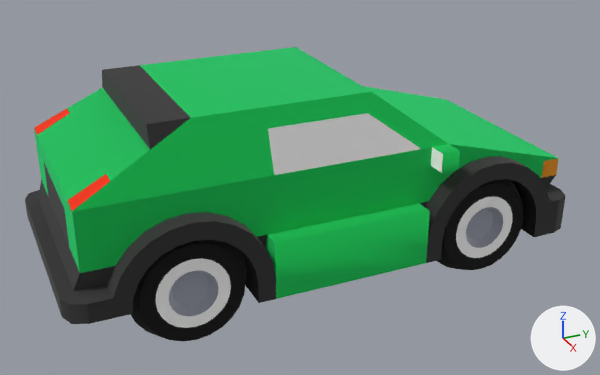
The glTF model assets/kenney-cars/GLTF format/hatchbackSports.glb, before and after one commit.
One viewpoint serves both versions: a camera (50 mm lens) standing at (3.81, -1.72, 2.34) and looking at (0.04, -0.02, 0.46). The axes (+X, +Y, +Z) are drawn at lower right. The lights are the same throughout.

Script lines for the objects in view, before the commit:
```python
me_mesh_body = bpy.data.meshes.new('Mesh body')
me_mesh_body.from_pydata(...)  # 342 vertices, 696 faces; spans x -0.65..0.65, y -1.55..1.2, z 0.0..0.9
# faces by material slot: [356, 160, 158, 8, 4, 6, 4]
me_mesh_body.materials.append(mat_plastic)  # dark grey #606060
me_mesh_body.materials.append(mat_cartire)  # black #3d3d3d
me_mesh_body.materials.append(mat_paintgreen)  # green #3fe287
me_mesh_body.materials.append(mat_lightfront)  # orange #f5b942
me_mesh_body.materials.append(mat_defaultmat)  # white #ffffff
me_mesh_body.materials.append(mat_window)  # white #efefef
me_mesh_body.materials.append(mat_lightback)  # red #ff593a
me_mesh_wheel_frontleft = bpy.data.meshes.new('Mesh wheel_frontLeft')
me_mesh_wheel_frontleft.from_pydata(...)  # 144 vertices, 284 faces; spans x 0.1..0.3, y -0.3..0.3, z -0.3..0.3
# faces by material slot: [166, 70, 48]
me_mesh_wheel_frontleft.materials.append(mat_cartire)  # black #3d3d3d
me_mesh_wheel_frontleft.materials.append(mat_wheelinside)  # light grey #cbcdd6
me_mesh_wheel_frontleft.materials.append(mat_defaultmat)  # white #ffffff
ob_body = bpy.data.objects.new('body', me_mesh_body)
ob_body.parent = ob_hatchbacksports
ob_body.location = (0.0, 0.15, 0.2)
ob_hatchbacksports = bpy.data.objects.new('hatchbackSports', None)
ob_hatchbacksports.location = (0.0, 0.0, 0.0)
ob_wheel_backright = bpy.data.objects.new('wheel_backRight', me_mesh_wheel_frontleft)
ob_wheel_backright.parent = ob_hatchbacksports
ob_wheel_backright.location = (0.3, -0.81, 0.3)
# also in view: 'wheel_frontRight' at (0.5, 0.81, 0.3)
```
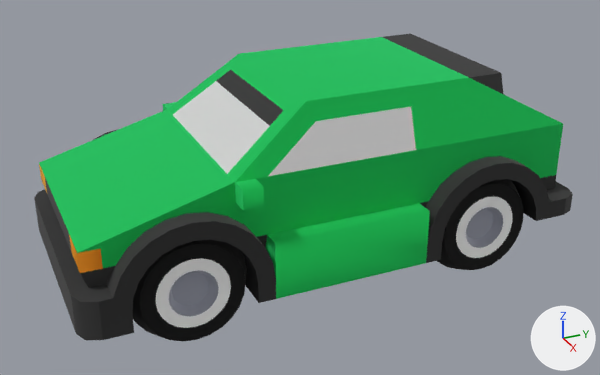
ob_hatchbacksports is not drawn itself; it is the parent of ob_body, ob_wheel_backleft, ob_wheel_backright, ob_wheel_frontleft, ob_wheel_frontright.

Changed parts and their boxes (x1, y1, x2, y2) in the pictures (600 x 375 px):
'body', turned
    before: (25, 47, 565, 324)
    after: (34, 33, 573, 340)
'wheel_backRight', turned (not visible afterwards)
    before: (130, 240, 247, 341)
'wheel_frontLeft', turned (not visible before)
    after: (132, 240, 247, 341)
'wheel_backLeft', turned (not visible before)
    after: (437, 179, 523, 270)
'wheel_frontRight', turned (not visible afterwards)
    before: (437, 179, 523, 270)

The change, as a diff of the scene's bpy script:
```diff
--- a/assets/kenney-cars/GLTF format/hatchbackSports.glb.py
+++ b/assets/kenney-cars/GLTF format/hatchbackSports.glb.py
@@ ob_hatchbacksports @@
 ob_hatchbacksports.location = (0.0, 0.0, 0.0)
+ob_hatchbacksports.rotation_euler = (0.0, 0.0, -3.142)  # degrees (0, 0, -180)
```
